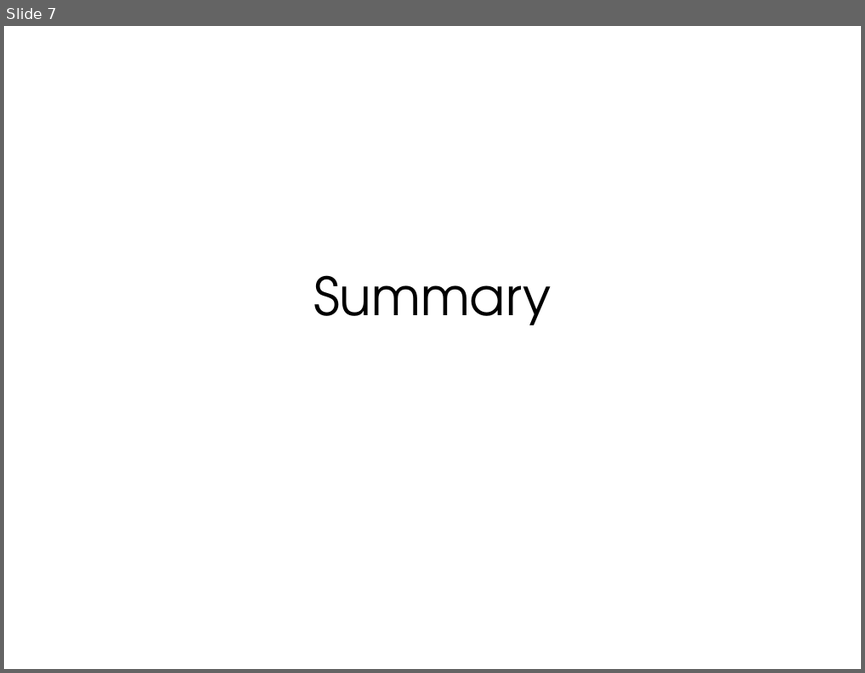
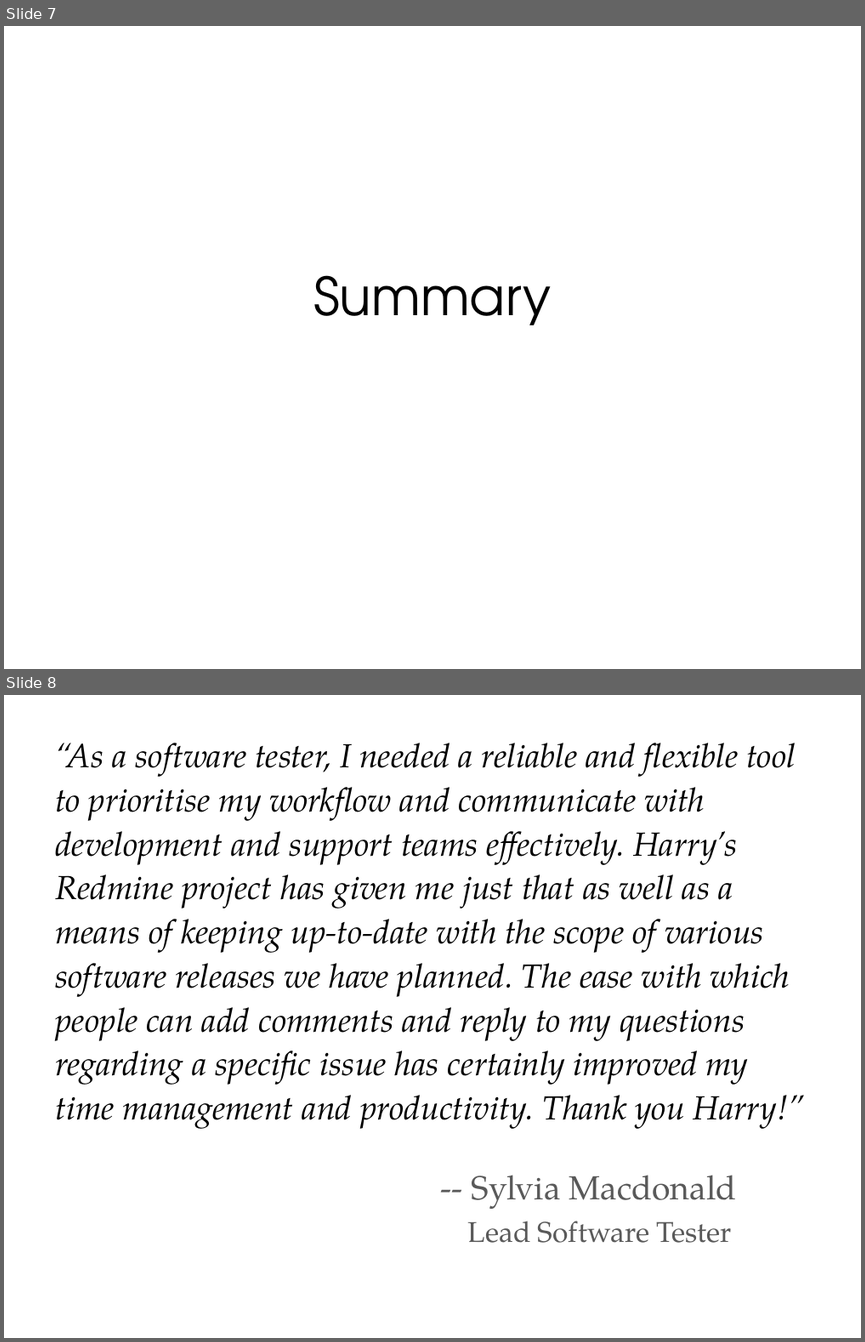
Before and after one commit to hdgarrood/yini-cttb-redmine, a slide deck: Migrating to Redmine.ppt. Shown one above the other, each under a label of ours: slide 7 before the commit, slides 7 and 8 after it. The pictures are 865x673 and 865x1342 pixels, drawn with LibreOffice and Linux fonts; fonts in the diff are those of the drawing; background and template pictures are left out. Boxes give left, top, right and bottom in pixels: in the first picture for what was removed or moved away, otherwise in the second. Text is boxed around its words. In the diff, an @@ line names an element or a change of style, - is before the commit and + after.

Commit message:
amend presentation
now includes more text, plus testimonial is on a slide

```diff
--- a/Migrating to Redmine.ppt
+++ b/Migrating to Redmine.ppt
@@ slide 8 added at [4, 695, 861, 1338], background picture (left out) @@
@@ text added at [55, 743, 805, 1129], 28 pt, text #000000, italic @@
+“As a software tester, I needed a reliable and flexible tool to prioritise my workflow and communicate with development and support teams effectively. Harry’s Redmine project has given me just that as well as a means of keeping up-to-date with the scope of various software releases we have planned. The ease with which people can add comments and reply to my questions regarding a specific issue has certainly improved my time management and productivity. Thank you Harry!”
@@ text added at [472, 1174, 736, 1208], 28 pt, text #595959 @@
+-- Sylvia Macdonald
@@ text added at [468, 1220, 732, 1242], 24 pt, text #595959 @@
+Lead Software Tester
```
Also in this commit, not shown: 3 slides changed.
